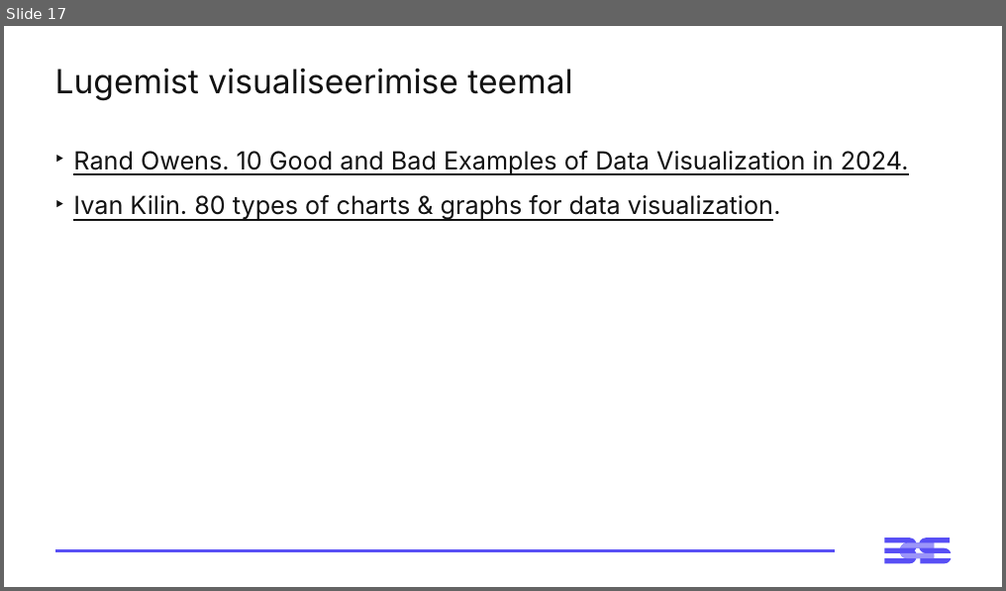
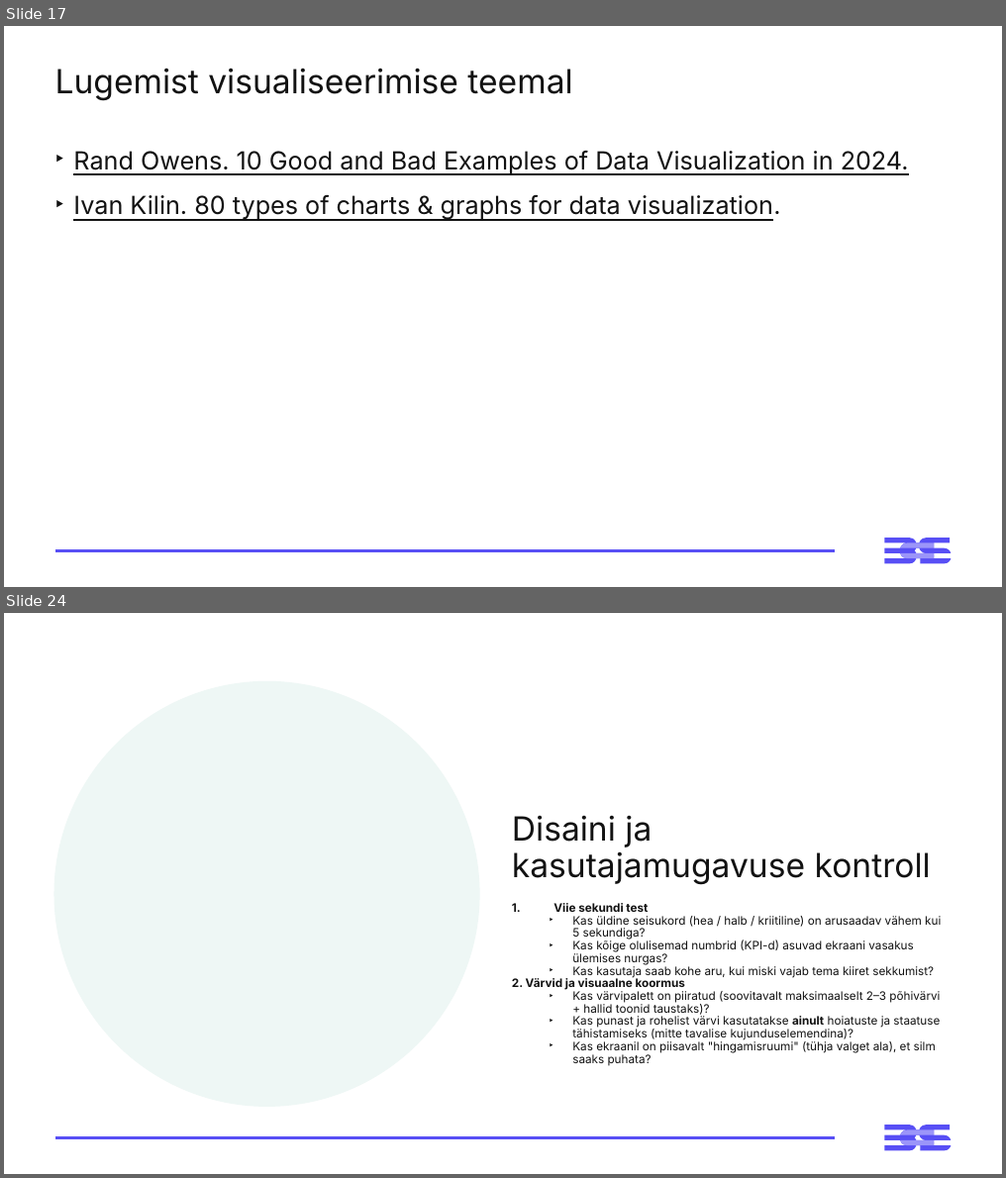
Before and after one commit to emilieabel/andmetarkus, a slide deck: Materjalid/Day3 M Visuaalid Andmelugu/3-paev-andmetarkus-esitlus.pptx. Shown one above the other, each under a label of ours: slide 17 before the commit, slides 17 and 24 after it; the slides between them are not shown. The pictures are 1006x591 and 1006x1178 pixels, drawn with LibreOffice and Linux fonts; fonts in the diff are those of the drawing. Boxes give left, top, right and bottom in pixels: in the first picture for what was removed or moved away, otherwise in the second. Text is boxed around its words. In the diff, an @@ line names an element or a change of style, - is before the commit and + after.

```diff
--- a/Materjalid/Day3 M Visuaalid Andmelugu/3-paev-andmetarkus-esitlus.pptx
+++ b/Materjalid/Day3 M Visuaalid Andmelugu/3-paev-andmetarkus-esitlus.pptx
@@ slide 24 added at [4, 613, 1002, 1174], background #FFFFFF; not listed: 3 template elements that a slide beside it also shows @@
@@ ellipse added at [54, 681, 480, 1107], fill #EEF7F5 @@
@@ title added at [512, 815, 931, 885], 32 pt, text #121212 @@
+Disaini ja kasutajamugavuse kontroll
@@ text added at [512, 903, 941, 1066], 11.2 pt, text #121212 @@
+1. Viie sekundi test
+  ‣ Kas üldine seisukord (hea / halb / kriitiline) on arusaadav vähem kui 5 sekundiga?
+  ‣ Kas kõige olulisemad numbrid (KPI-d) asuvad ekraani vasakus ülemises nurgas?
+  ‣ Kas kasutaja saab kohe aru, kui miski vajab tema kiiret sekkumist?
+2. Värvid ja visuaalne koormus
+  ‣ Kas värvipalett on piiratud (soovitavalt maksimaalselt 2–3 põhivärvi + hallid toonid taustaks)?
+  ‣ Kas punast ja rohelist värvi kasutatakse ainult hoiatuste ja staatuse tähistamiseks (mitte tavalise kujunduselemendina)?
+  ‣ Kas ekraanil on piisavalt "hingamisruumi" (tühja valget ala), et silm saaks puhata?
```
Also in this commit, not shown: 1 slide changed, 14 other slides added, 1 other file.
